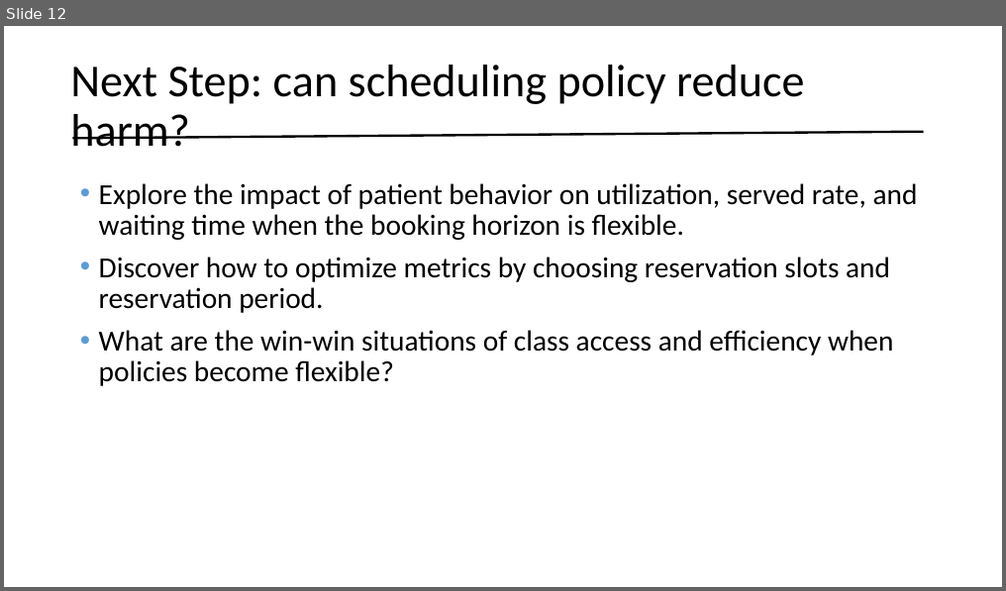
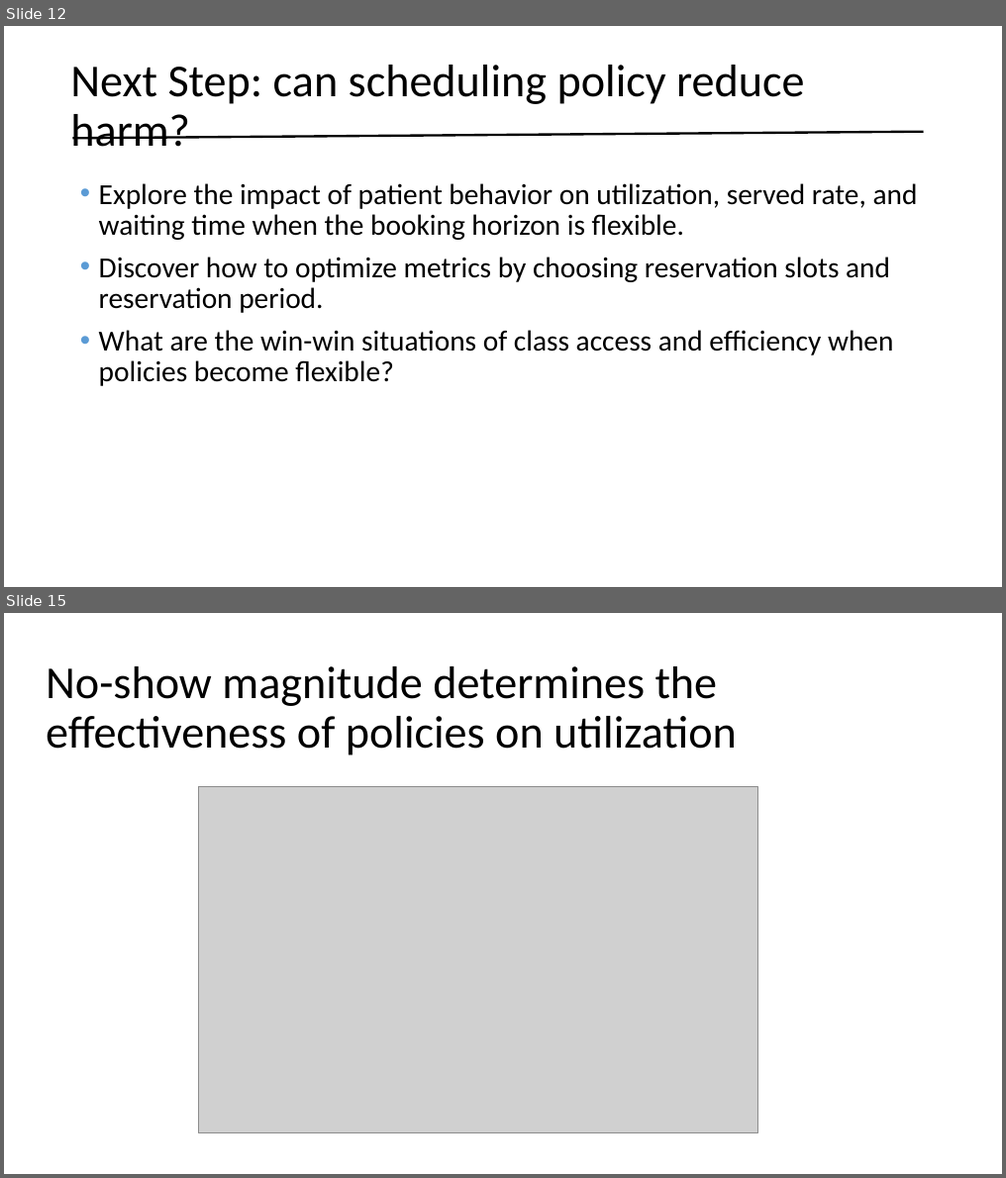
Before and after one commit to YcartXin/CUIMC-Appointment-Simulation, a slide deck: presentation/FCFS Presentation.pptx. Shown one above the other, each under a label of ours: slide 12 before the commit, slides 12 and 15 after it; the slides between them are not shown. The pictures are 1006x591 and 1006x1178 pixels, drawn with LibreOffice and Linux fonts; fonts in the diff are those of the drawing; grey boxes stand for pictures. Boxes give left, top, right and bottom in pixels: in the first picture for what was removed or moved away, otherwise in the second. Text is boxed around its words. In the diff, an @@ line names an element or a change of style, - is before the commit and + after.

```diff
--- a/presentation/FCFS Presentation.pptx
+++ b/presentation/FCFS Presentation.pptx
@@ slide 15 added at <box>4,613,1002,1174</box>, background #FFFFFF @@
@@ title added at <box>46,666,737,756</box>, 44 pt, text #000000 @@
+No-show magnitude determines the effectiveness of policies on utilization
@@ picture added at <box>199,786,757,1134</box> @@
```
Also in this commit, not shown: 7 slides changed, 4 other slides added, 18 other files.
